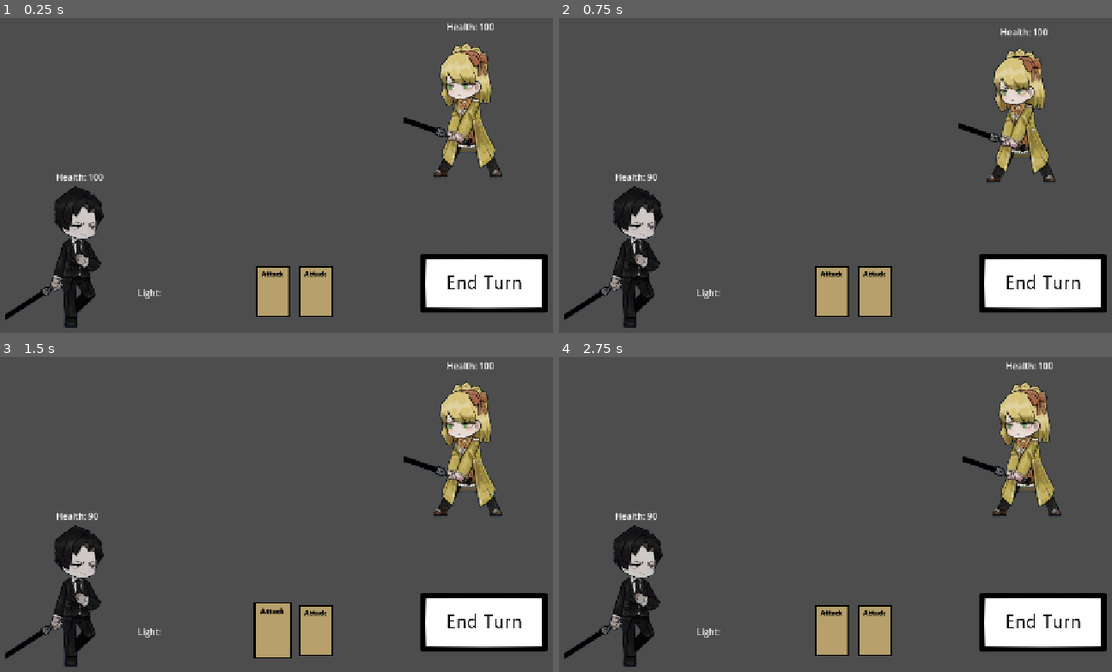
Above: before the commit, frames 1-4 (two rows, left to right).
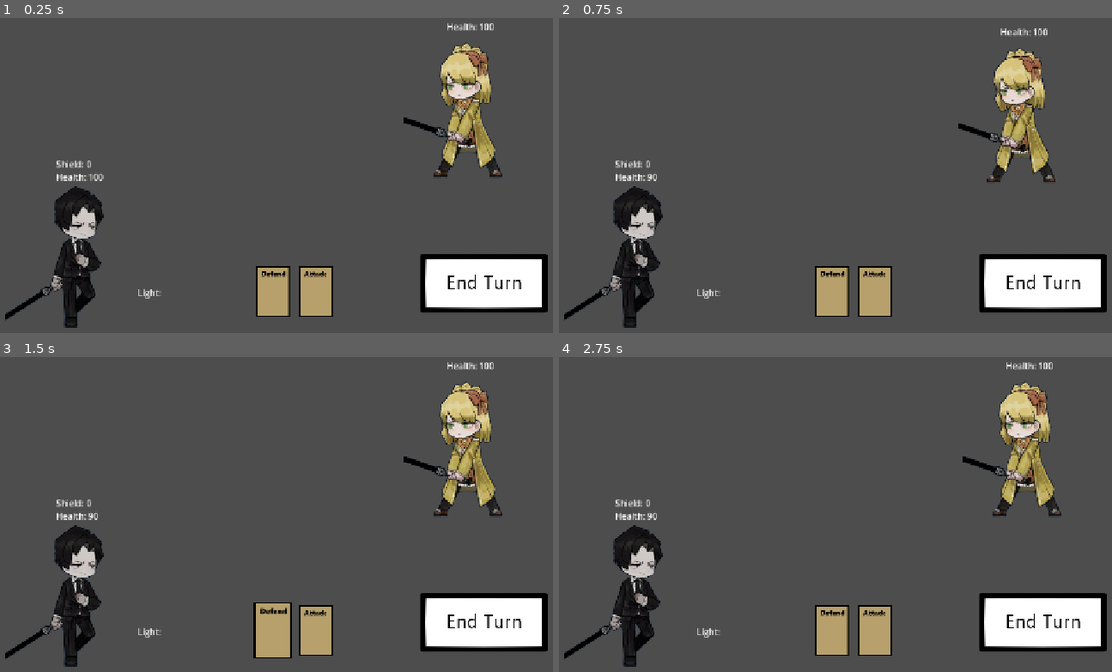
Above: after the commit, the same moments.

Repository: ACDragon8/summer-game
Game: Godot game, scene res://Scenes/battle.tscn
Same seed, same stepped clock (60 frames per second), same inputs: the game is played once before the commit and once after it.
Inputs (mouse positions are in pixels of both pictures, inside the frame that each line leads up to):
- Up to frame 1 (0.25 s): no input
- Up to frame 2 (0.75 s): tap Enter at 0.5 s; move the mouse to (1040, 282) at 0.52 s; press the mouse at (1040, 282) at 0.53 s
- Up to frame 3 (1.5 s): tap Space at 1.25 s; move the mouse to (270, 631) at 1.27 s; release the mouse at (270, 631) at 1.28 s; click (270, 631) at 1.35 s
- Up to frame 4 (2.75 s): tap Enter at 2 s; move the mouse to (874, 631) at 2.02 s; hold Right mouse button (right_click) from 2.03 s (still down); click (874, 631) at 2.3 s

The runs differ from the first frame. In frame 1, 0.1% of the frame differs, in the area x 10-52%, y 45-83%; in frame 2, 0.1%; in frame 3, 0.2%, in the area x 10-52%, y 45-82%; in frame 4, 0.1%.

Commit message:
Added card framework + defend card

Diff:
--- a/Scenes/battle.tscn
+++ b/Scenes/battle.tscn
@@ -54,6 +54,19 @@
 text = "Health"
 metadata/_edit_use_anchors_ = true
 
+[node name="PlayerShield" type="Label" parent="Player"]
+anchors_preset = -1
+anchor_left = -0.406
+anchor_top = -0.578
+anchor_right = 4.531
+anchor_bottom = 0.891
+offset_left = 71.936
+offset_top = 79.936
+offset_right = -1063.94
+offset_bottom = -649.192
+text = "Shield"
+metadata/_edit_use_anchors_ = true
+
 [node name="Enemy" type="AnimatedSprite2D" parent="."]
 position = Vector2(992, 288)
 sprite_frames = SubResource("SpriteFrames_i431l")
--- a/Scenes/card.tscn
+++ b/Scenes/card.tscn
@@ -1,7 +1,8 @@
-[gd_scene load_steps=5 format=3 uid="uid://5d66itewyv70"]
+[gd_scene load_steps=6 format=3 uid="uid://5d66itewyv70"]
 
-[ext_resource type="Script" uid="uid://becyfp2w6r6k3" path="res://Scripts/card.gd" id="1_rjlel"]
+[ext_resource type="Script" uid="uid://becyfp2w6r6k3" path="res://Scripts/battle_card.gd" id="1_rjlel"]
 [ext_resource type="Texture2D" uid="uid://bps0i650sd8gx" path="res://art/card_placeholder.png" id="2_q5obu"]
+[ext_resource type="Texture2D" uid="uid://k5hdj7qku3dn" path="res://art/defend.png" id="3_brehn"]
 
 [sub_resource type="SpriteFrames" id="SpriteFrames_e484p"]
 animations = [{
@@ -10,7 +11,15 @@
 "texture": ExtResource("2_q5obu")
 }],
 "loop": true,
-"name": &"default",
+"name": &"attack",
+"speed": 5.0
+}, {
+"frames": [{
+"duration": 1.0,
+"texture": ExtResource("3_brehn")
+}],
+"loop": true,
+"name": &"defend",
 "speed": 5.0
 }]
 
@@ -23,6 +32,7 @@
 
 [node name="AnimatedSprite2D" type="AnimatedSprite2D" parent="."]
 sprite_frames = SubResource("SpriteFrames_e484p")
+animation = &"attack"
 
 [node name="CollisionShape2D" type="CollisionShape2D" parent="."]
 shape = SubResource("RectangleShape2D_rjlel")
--- /dev/null
+++ b/Scripts/Cards/attack.gd
@@ -0,0 +1,13 @@
+class_name Attack
+
+extends Card
+
+var value
+
+func _init():
+	name = "attack"
+	value = 10
+
+func play_card(battle):
+	super(battle)
+	battle.enemy_damage(value)
--- /dev/null
+++ b/Scripts/Cards/card.gd
@@ -0,0 +1,9 @@
+class_name Card
+
+var name : String
+
+func _init():
+	name = "Card"
+
+func play_card(battle):
+	print("card: " +name)
--- /dev/null
+++ b/Scripts/Cards/defend.gd
@@ -0,0 +1,13 @@
+class_name Defend
+
+extends Card
+
+var value
+
+func _init():
+	name = "defend"
+	value = 10
+
+func play_card(battle):
+	super(battle)
+	battle.player_block(value)
--- a/Scripts/battle.gd
+++ b/Scripts/battle.gd
@@ -1,28 +1,43 @@
 extends Node2D
 
 var player_hp
+var player_shield
 var enemy_hp
 var light
 
 # Called when the node enters the scene tree for the first time.
 func _ready():
 	player_hp = 100
+	player_shield = 0
 	enemy_hp = 100
 	light = 0
 	$CardHand.draw_cards()
 
 
 # Called every frame. 'delta' is the elapsed time since the previous frame.
-func _process(delta):
+func _process(_delta):
 	$Player/PlayerHP.text = "Health: %s" % player_hp
+	$Player/PlayerShield.text = "Shield: %s" % player_shield
 	$Enemy/EnemyHP.text = "Health: %s" % enemy_hp
 
 
 func on_card_play_card(card):
 	#placeholder until we can figure out how to play different cards
-	enemy_hp -= 10
+	card.play_card(self)
 
 
 func _on_enemy_enemy_attack() -> void:
 	#placeholder until we get different enemy attacks
-	player_hp -= 10
+	player_damage(10)
+
+func enemy_damage(amt):
+	enemy_hp -= amt
+
+func player_damage(amt):
+	player_shield -= amt
+	if(player_shield < 0):
+		player_hp += player_shield
+		player_shield = 0
+
+func player_block(amt):
+	player_shield += amt
--- a/Scripts/card.gd
+++ b/Scripts/battle_card.gd
@@ -5,12 +5,11 @@
 signal play_card(card)
 signal card_chosen(card)
 var selected
-var card_name
-
+var card : Card
 
 # Called when the node enters the scene tree for the first time.
 func _ready():
-	card_name = "attack"
+	pass
 
 # Called every frame. 'delta' is the elapsed time since the previous frame.
 func _process(delta):
@@ -30,9 +29,9 @@
 			#This little if statement below is to prevent the card from
 			#instantly playing after releasing the click
 			if (return_position.position.y - position.y > 40):
-				play_card.emit(card_name)
+				play_card.emit(card)
 			else:
-				card_chosen.emit(card_name)
+				card_chosen.emit(card)
 			selected = false
 			DragAndDrop.is_dragging = false
 			var tween =  get_tree().create_tween()
@@ -54,5 +53,9 @@
 		selected = false
 		scale = Vector2(1,1)
 
-func _on_card_chosen(card: String) -> void:
-	DragAndDrop.card_selected = card_name
+func _on_card_chosen(card: Card) -> void:
+	DragAndDrop.card_selected = card
+
+func load_card(c):
+	card = c
+	$AnimatedSprite2D.play(card.name)
--- a/Scripts/card_hand.gd
+++ b/Scripts/card_hand.gd
@@ -9,15 +9,21 @@
 var current_hand
 
 func draw_cards() -> void:
+
+	var cards = [Attack.new(), Defend.new()]
 	#This for now will just place cards at the bottom, maybe later do a drawing animation/tween
 	var spacer = floor(hand_size/2) * -1
 	var battle = get_parent()
 	for i in range(0, hand_size):
 		var card_drawn = card_scene.instantiate()
 		var card_marker = Marker2D.new()
+
 		card_drawn.position = Vector2(hand_center_x + card_spacing * spacer , hand_pos_y)
 		card_marker.position = Vector2(hand_center_x + card_spacing * spacer , hand_pos_y)
 		card_drawn.return_position = card_marker
+
+		card_drawn.load_card(cards[spacer])
+
 		add_child(card_drawn)
 		add_child(card_marker)
 		card_drawn.connect("play_card", battle.on_card_play_card)
--- a/Scripts/drag_and_drop.gd
+++ b/Scripts/drag_and_drop.gd
@@ -10,5 +10,5 @@
 
 
 # Called every frame. 'delta' is the elapsed time since the previous frame.
-func _process(delta):
+func _process(_delta):
 	pass
Not shown, added: Scripts/Cards/attack.gd.uid
Not shown, added: Scripts/Cards/card.gd.uid
Not shown, added: Scripts/Cards/defend.gd.uid
Renamed: Scripts/card.gd.uid -> Scripts/battle_card.gd.uid
Binary file added: art/defend.png
Not shown, added: art/defend.png.import
Not shown, changed: art/card_placeholder.kra
Not shown, added: art/card_placeholder.kra~
